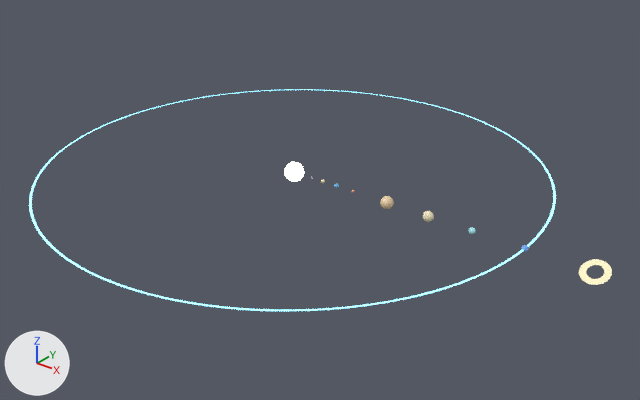
The FBX model unity_cosmic_engine/Assets/Models/solar_system_bodies.fbx as it was, and as the next commit left it.
The view is the same before and after, from a 50 mm camera at (187.4, -219.7, 128.6) aimed at (14.0, -2.9, -5.8). Every picture has the same lights, and +X, +Y and +Z are marked at lower left. The picture after the commit comes second. Where no turn or scale is listed for an object, it has been applied to the vertices.

The first picture shows 'Jupiter', 'Neptune', 'Neptune_Orbit_Boundary', 'Saturn', 'Saturn_Rings', 'Sun_Core', 'Uranus'.
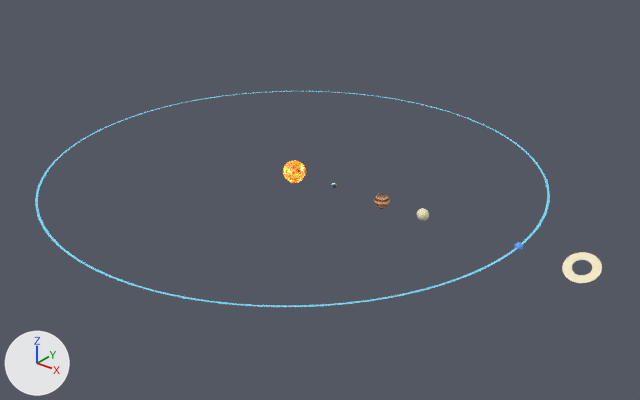
The change, as a list of edits to the scene's bpy script:
```text
Add img_sun_photosphere_jpg:
    img_sun_photosphere_jpg = load_image('sun_photosphere.jpg', '../Textures/sun_photosphere.jpg', 1024, 1024, 'sRGB')
Change mat_mat_sun:
    where n0 = _N.new('ShaderNodeBsdfPrincipled'); n0.name = 'Principled BSDF'
    remove n0.inputs[0].default_value = (1.0, 0.95, 0.8, 1.0)  # 'Base Color', pale yellow #fff9e7
    remove n0.inputs[27].default_value = (1.0, 0.95, 0.8, 1.0)  # 'Emission Color', pale yellow #fff9e7
    n0.inputs[28].default_value: 4.5 -> 4.0  # 'Emission Strength'
    add n2 = _N.new('ShaderNodeTexImage'); n2.name = 'Image Texture'
    add n2.image = img_sun_photosphere_jpg
    add n3 = _N.new('ShaderNodeTexImage'); n3.name = 'Image Texture.001'
    add n3.image = img_sun_photosphere_jpg
    add _L.new(n2.outputs[0], n0.inputs[0])  # 'Color' to 'Base Color'
    add _L.new(n3.outputs[0], n0.inputs[27])  # 'Color' to 'Emission Color'
Add mat_mat_boundary:
    mat_mat_boundary = principled_material('Mat_Boundary')
    mat_mat_boundary.base_color = (0.2, 0.75, 1.0)  # cyan #7ce1ff
Change me_neptune_orbit_boundary:
    used by ob_neptune_orbit_boundary; location = (0.0, 0.0, 0.0)
    remove me_neptune_orbit_boundary.from_pydata(...)  # 256 vertices, 128 faces; spans x -90.0..90.0, y -90.0..90.0, z 0.0
    remove me_neptune_orbit_boundary.materials.append(mat_mat_neptune_boundary)  # cyan #81e1ff, glowing cyan #81e1ff
    add me_neptune_orbit_boundary.from_pydata(...)  # 256 vertices, 128 faces; spans x -88.0..88.0, y -88.0..88.0, z 0.0
    me_neptune_orbit_boundary part 1: the whole mesh is scaled about its middle by (0.978, 0.978, 1)
    add me_neptune_orbit_boundary.materials.append(mat_mat_boundary)  # cyan #7ce1ff
Change me_saturn_rings:
    used by ob_saturn_rings; location = (112.0, 0.0, 0.0)
    remove me_saturn_rings.from_pydata(...)  # 128 vertices, 64 faces; spans x -4.5..4.5, y -4.02..4.02, z -2.02..2.02
    remove me_saturn_rings.materials.append(mat_mat_saturn_rings)  # beige #ede5bc, glowing beige #ede5bc
    add me_saturn_rings.from_pydata(...)  # 192 vertices, 96 faces; spans x -5.5..5.5, y -4.91..4.91, z -2.47..2.47
    me_saturn_rings part 3: 128 vertices removed from x -4.5..4.5, y -4.02..4.02, z -2.02..2.02; 192 vertices added at x -5.5..5.5, y -4.91..4.91, z -2.47..2.47
    add me_saturn_rings.materials.append(mat_mat_saturn)  # beige #f3e7c4
Change me_sphere:
    used by ob_sun_core; location = (0.0, 0.0, 0.0)
    remove me_sphere.from_pydata(...)  # 738 vertices, 768 faces; spans x -3.5..3.5, y -3.5..3.5, z -3.5..3.5
    add me_sphere.from_pydata(...)  # 1490 vertices, 1536 faces; spans x -4.0..4.0, y -4.0..4.0, z -4.0..4.0
    me_sphere part 2: 738 vertices removed from x -3.5..3.5, y -3.5..3.5, z -3.5..3.5; 1490 vertices added at x -4.0..4.0, y -4.0..4.0, z -4.0..4.0
Change ob_saturn_rings:
    ob_saturn_rings.location: (112.0, 0.0, 0.0) -> (108.0, 0.0, 0.0)
Remove ob_uranus:
    ob_uranus = bpy.data.objects.new('Uranus', me_sphere_008)
    ob_uranus.location = (72.0, 0.0, 0.0)
Change ob_saturn:
    ob_saturn.location: (56.0, 0.0, 0.0) -> (54.0, 0.0, 0.0)
Change ob_neptune:
    ob_neptune.location: (90.0, 0.0, 0.0) -> (88.0, 0.0, 0.0)
Change ob_jupiter:
    ob_jupiter.location: (40.0, 0.0, 0.0) -> (38.0, 0.0, 0.0)
```

Location of each change, [x1, y1, x2, y2] in pixels of the pictures (640 x 400 px):
'Neptune_Orbit_Boundary', recoloured, rescaled: before [29, 89, 556, 311]; after [35, 91, 550, 307]
'Saturn_Rings', reshaped, moved (21% wider, 19% taller): before [579, 259, 612, 285]; after [562, 252, 602, 283]
'Sun_Core', surface changed, reshaped (10% wider, 14% taller): before [284, 162, 304, 182]; after [283, 160, 305, 183]
'Jupiter', moved: before [380, 196, 394, 209]; after [374, 193, 390, 209]
'Saturn', moved: before [423, 211, 434, 222]; after [417, 208, 429, 221]
'Neptune', moved: before [521, 245, 529, 252]; after [514, 242, 523, 251]
'Uranus', deleted: before [468, 227, 476, 234]
